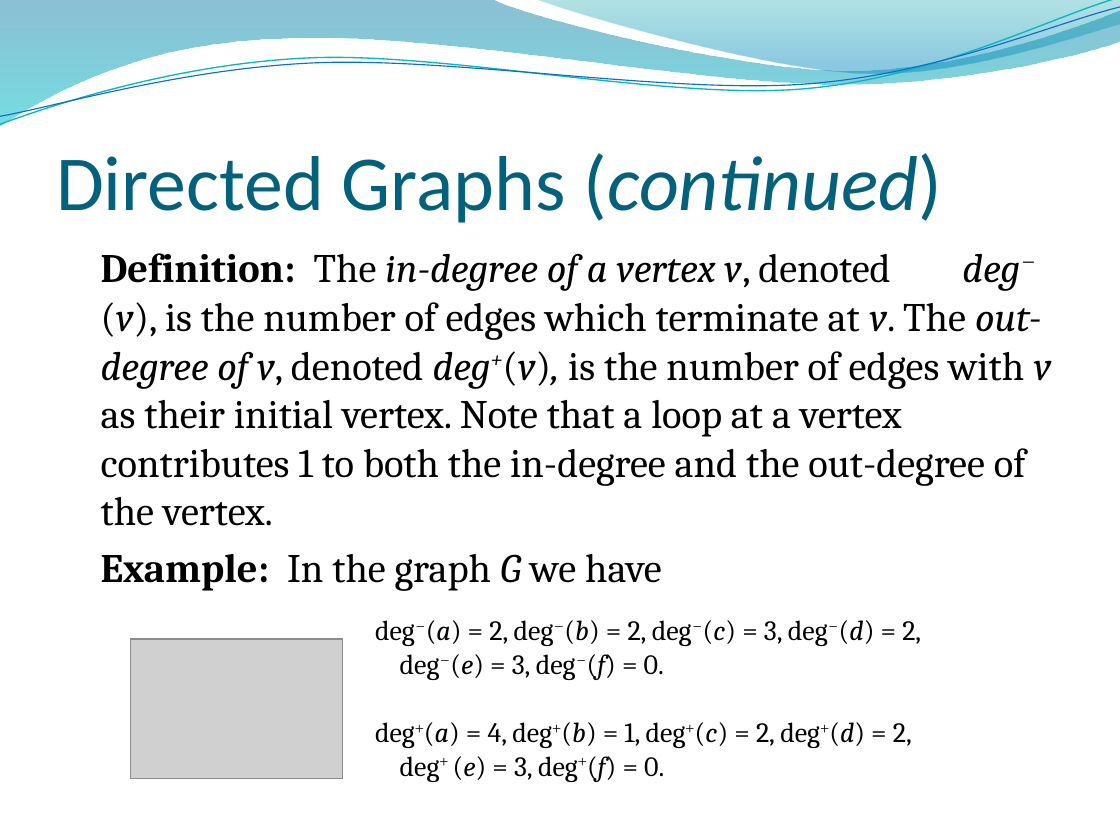
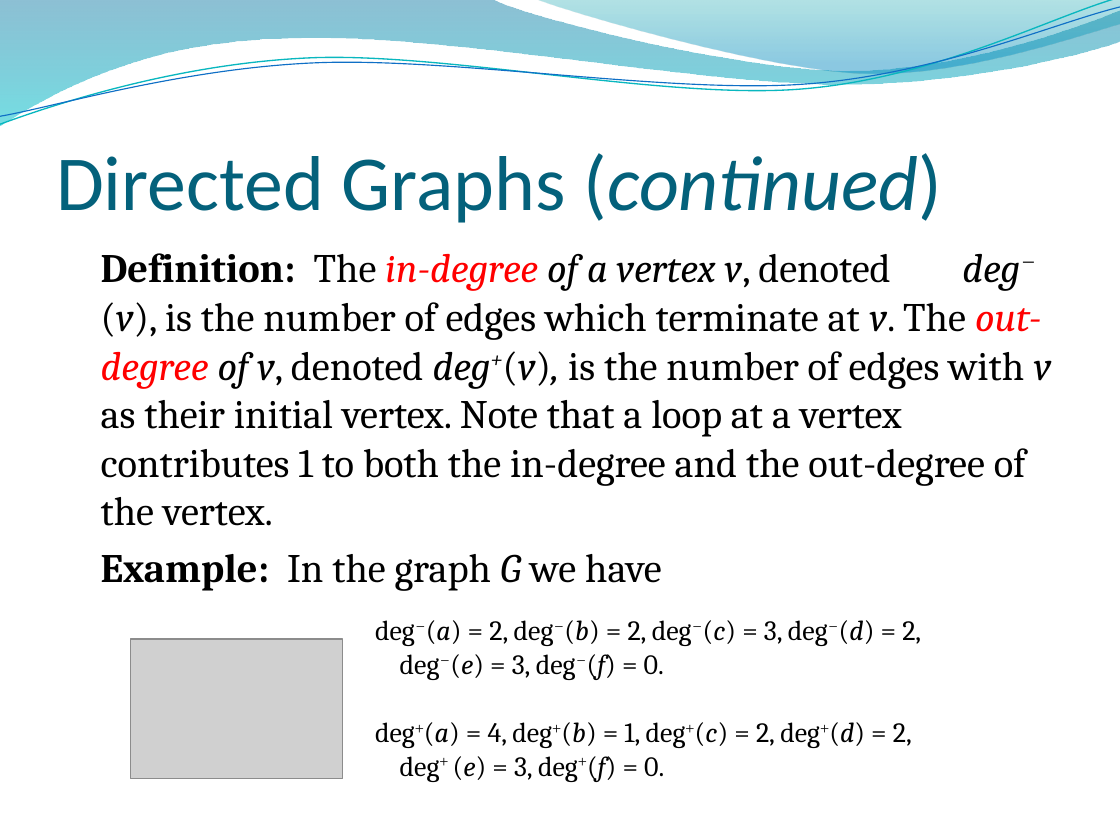
Before and after one commit to lin-chen-GA/lin-chen-GA.github.io, a slide deck: slide 29 of cs2620/slides/cs2620_notes10.pptx. Drawn at 1120x840 pixels with LibreOffice and Linux fonts; fonts in the diff are those of the drawing; grey boxes stand for pictures; background and template pictures are left out. Boxes give left, top, right and bottom in pixels: in the first picture for what was removed or moved away, otherwise in the second. Text is boxed around its words. In the diff, an @@ line names an element or a change of style, - is before the commit and + after.

```diff
--- a/cs2620/slides/cs2620_notes10.pptx
+++ b/cs2620/slides/cs2620_notes10.pptx
@@ text at bbox=[101, 253, 1051, 526]: text colour #000000 to #FF0000 in "in-degree out-degree" @@
```
Also in this commit, not shown: 12 other slides changed, 1 slide added, 3 other files.
